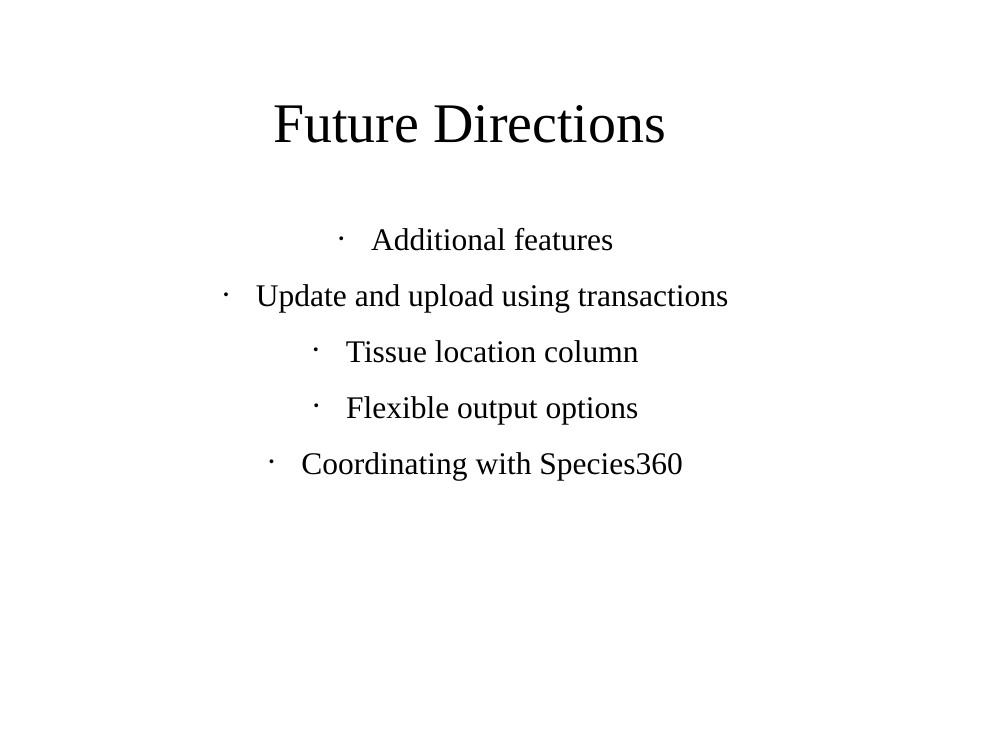
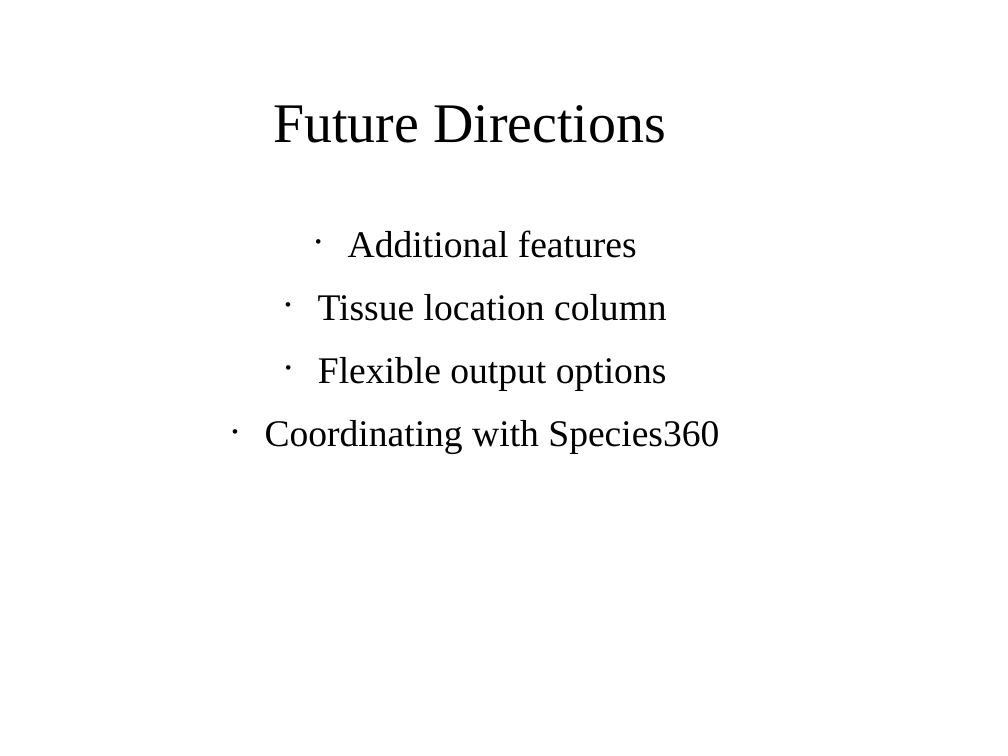
Before and after one commit to icwells/compOncDB, a slide deck: slide 13 of utils/databasePresentation.odp. Drawn at 1008x756 pixels with LibreOffice and Linux fonts; fonts in the diff are those of the drawing; background and template pictures are left out. Boxes give left, top, right and bottom in pixels: in the first picture for what was removed or moved away, otherwise in the second. Text is boxed around its words. In the diff, an @@ line names an element or a change of style, - is before the commit and + after.

Commit message:
Adding tumor tissue column

```diff
--- a/utils/databasePresentation.odp
+++ b/utils/databasePresentation.odp
@@ text "Additional features" at [265, 230, 719, 454]: size 24.8 to 29.6 pt @@
@@ text at [256, 284, 728, 313]: paragraph removed @@
-• Update and upload using transactions
```
Also in this commit, not shown: 11 other files.
